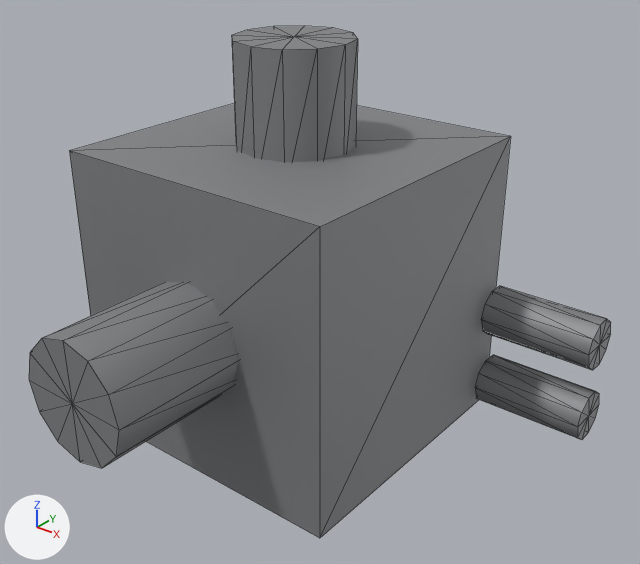
The glTF model public/parts/air-diverter.glb: old version first, new version second.
Both versions are drawn from a 50 mm camera at (-77.9, -523.6, 74.2) aimed at (-135.0, -452.2, 30.0). The lights are fixed; the arrows at lower left show +X, +Y and +Z. The picture after the commit comes second. Mesh edges are drawn as thin lines. Where no turn or scale is listed for an object, it has been applied to the vertices. Vertices at exactly the same position are counted once.

The older version as bpy lines, for what is in view:
```python
me_mesh_0 = bpy.data.meshes.new('Mesh_0')
me_mesh_0.from_pydata(...)  # a box spanning x -19.5..16.5, y -10.6..25.4, z -24.0..12.0; a 12-sided cylinder along x spanning x -31.5..-15.5, y 0.4..14.4, z -13.0..1.0; a 12-sided cylinder along z spanning x -8.5..5.5, y 0.4..14.4, z 8.0..24.0; a 12-sided cylinder along y spanning x -8.5..5.5, y -26.6..-6.6, z -13.0..1.0; a 10-sided cylinder along x spanning x 17.5..31.5, y 20.2..26.6, z -13.0..-7.0; a 10-sided cylinder along x spanning x 17.5..31.5, y 20.2..26.6, z -23.0..-17.0
me_mesh_0.materials.append(mat_castalu)  # grey #96989a
ob_air_diverter_castalu = bpy.data.objects.new('air-diverter:castAlu', me_mesh_0)
ob_air_diverter_castalu.location = (-140.5, -455.4, 32.0)
```
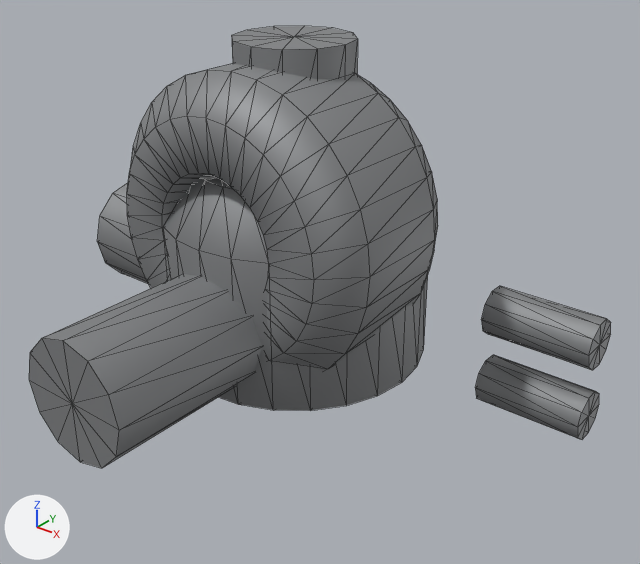
Where the change shows, as pixel boxes (x1, y1, x2, y2) in the pictures (640 x 564 px; the box of a moved part takes in the faces that stretch with it):
'air-diverter:castAlu', reshaped, moved (14% shorter)
    before: (29, 26, 611, 538)
    after: (29, 26, 611, 468)
part 1 of me_mesh_0, moved or reshaped (not visible before)
    after: (97, 183, 148, 284)
part 2 of me_mesh_0, moved or reshaped
    before: (232, 26, 358, 162)
    after: (232, 26, 358, 79)
part 3 of me_mesh_0, moved or reshaped
    before: (29, 282, 238, 468)
    after: (29, 274, 262, 468)
part 4 of me_mesh_0, moved or reshaped
    both: (481, 286, 611, 370)
part 5 of me_mesh_0, moved or reshaped
    both: (475, 355, 599, 439)
part 6 of me_mesh_0, rebuilt
    before: (70, 103, 511, 538)
    after: (163, 177, 428, 411)
part 7 of me_mesh_0, added
    after: (127, 64, 438, 371)

Edits to the bpy script that builds the scene:
```text
Change me_mesh_0:
    used by ob_air_diverter_castalu; location = (-140.5, -455.4, 32.0)
    remove me_mesh_0.from_pydata(...)  # 130 vertices, 236 faces; spans x -31.5..31.5, y -26.6..26.6, z -24.0..24.0
    add me_mesh_0.from_pydata(...)  # 466 vertices, 864 faces; spans x -31.5..31.5, y -26.6..26.6, z -23.5..23.5
    me_mesh_0 part 1: the loose piece of 26 vertices spanning x -31.5..-15.5, y 0.4..14.4, z -13.0..1.0 is moved by (0.0, 0.0, -0.5)
    me_mesh_0 part 2: the loose piece of 26 vertices spanning x -8.5..5.5, y 0.4..14.4, z 8.0..24.0 is moved by (0.0, 0.0, -0.5)
    me_mesh_0 part 3: the loose piece of 26 vertices spanning x -8.5..5.5, y -26.6..-6.6, z -13.0..1.0 is moved by (0.0, 0.0, -0.5)
    me_mesh_0 part 4: the loose piece of 22 vertices spanning x 17.5..31.5, y 20.2..26.6, z -13.0..-7.0 is moved by (0.0, 0.0, -0.5)
    me_mesh_0 part 5: the loose piece of 22 vertices spanning x 17.5..31.5, y 20.2..26.6, z -23.0..-17.0 is moved by (0.0, 0.0, -0.5)
    me_mesh_0 part 6: the loose piece of 8 vertices spanning x -19.5..16.5, y -10.6..25.4, z -24.0..12.0 is rebuilt with 120 vertices and now spans x -17.5..14.5, y -8.6..23.4, z -16.5..9.5
    me_mesh_0 part 7: a new loose piece of 224 vertices spanning x -19.5..16.5, y -6.6..15.4, z -14.5..21.5, in mat_castalu (grey #96989a)
Change ob_air_diverter_castalu:
    ob_air_diverter_castalu.location: (-140.5, -455.4, 32.0) -> (-140.5, -455.4, 32.5)
```
